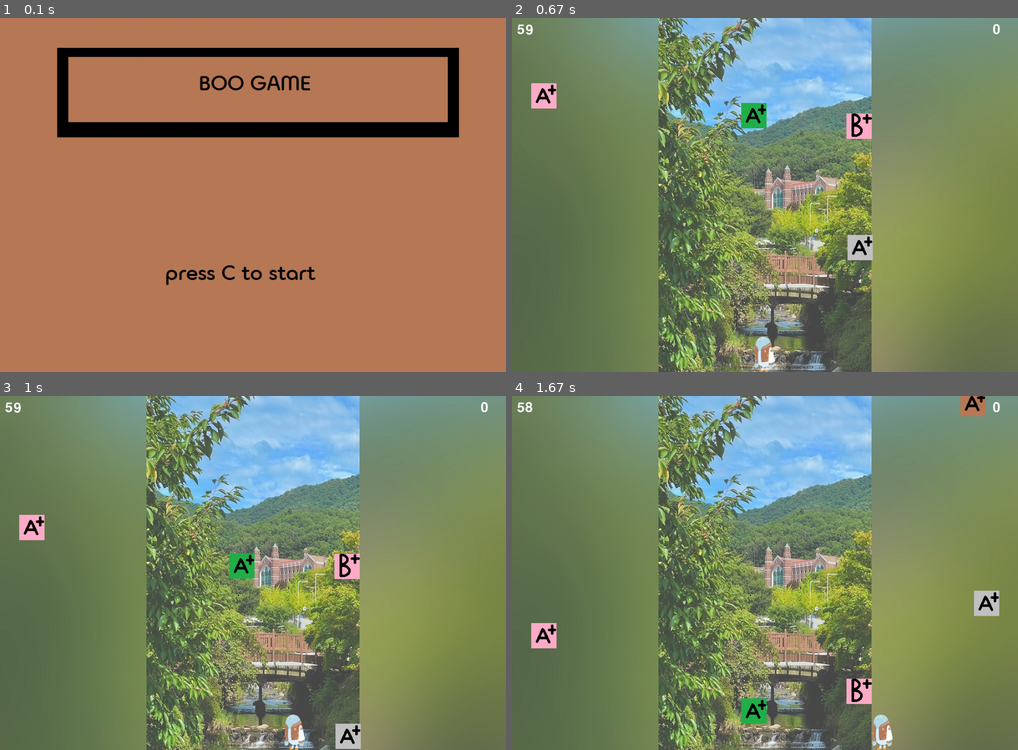
Above: before the commit, frames 1-4 (two rows, left to right).
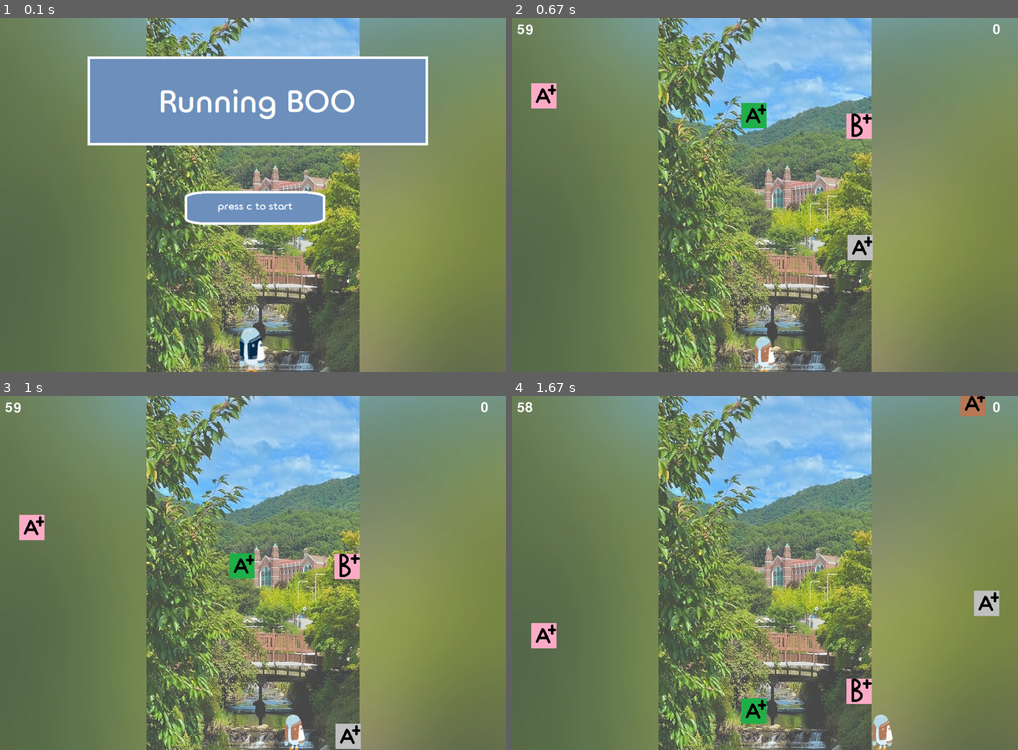
Above: after the commit, the same moments.

Repository: Burna0912/team_project
Game: pygame game, started from workspace/boo_pygame.py
Same seed, same stepped clock (60 frames per second), same inputs: the game is played once before the commit and once after it.
Inputs:
- Up to frame 1 (0.1 s): no input
- Up to frame 2 (0.67 s): tap C at 0.33 s
- Up to frame 3 (1 s): hold Right from 0.67 s (still down)
- Up to frame 4 (1.67 s): release Right at 1.13 s; hold Right 1.17-1.63 s

The runs differ from the first frame. In frame 1, 100% of the frame differs, in the area x 0-100%, y 0-100%; in frame 2, nothing differs; in frame 3, nothing differs; in frame 4, nothing differs.

Commit message:
Start menu

Diff:
--- a/workspace/boo_pygame.py
+++ b/workspace/boo_pygame.py
@@ -3,7 +3,7 @@
 
 def game_start():
     keyC = True
-    GameStart_screen = pygame.image.load("./../resource/images/game_start.png")
+    GameStart_screen = pygame.image.load("./../resource/images/START.png")
     screen.blit(GameStart_screen,(0,0))
 
     pygame.display.update()
Binary file added: resource/images/START.png
